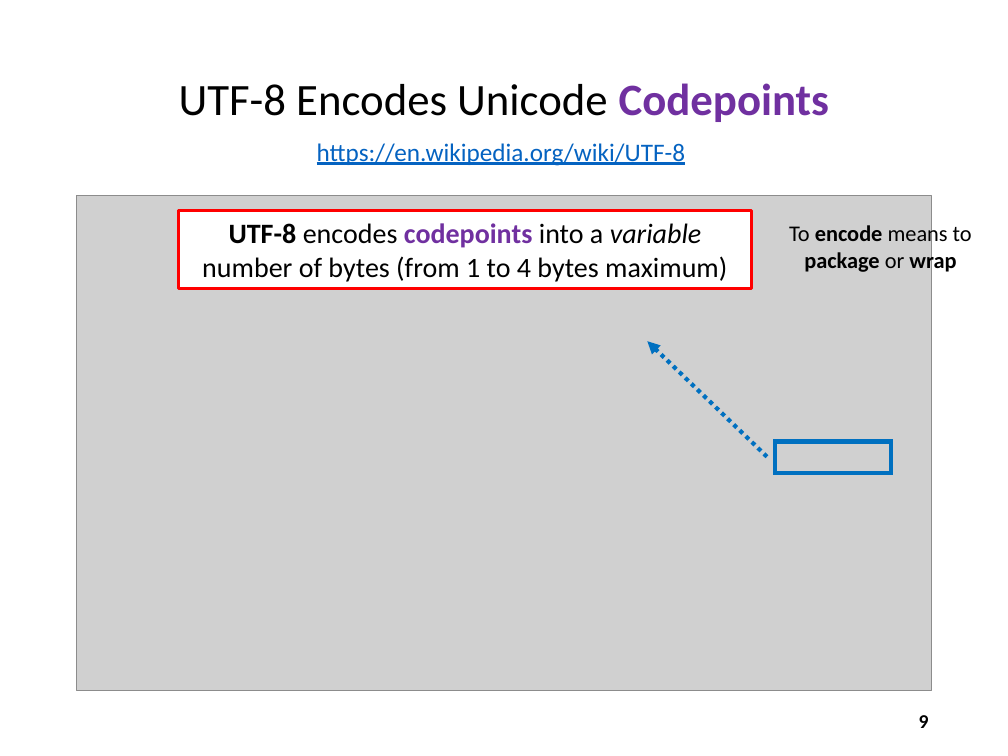
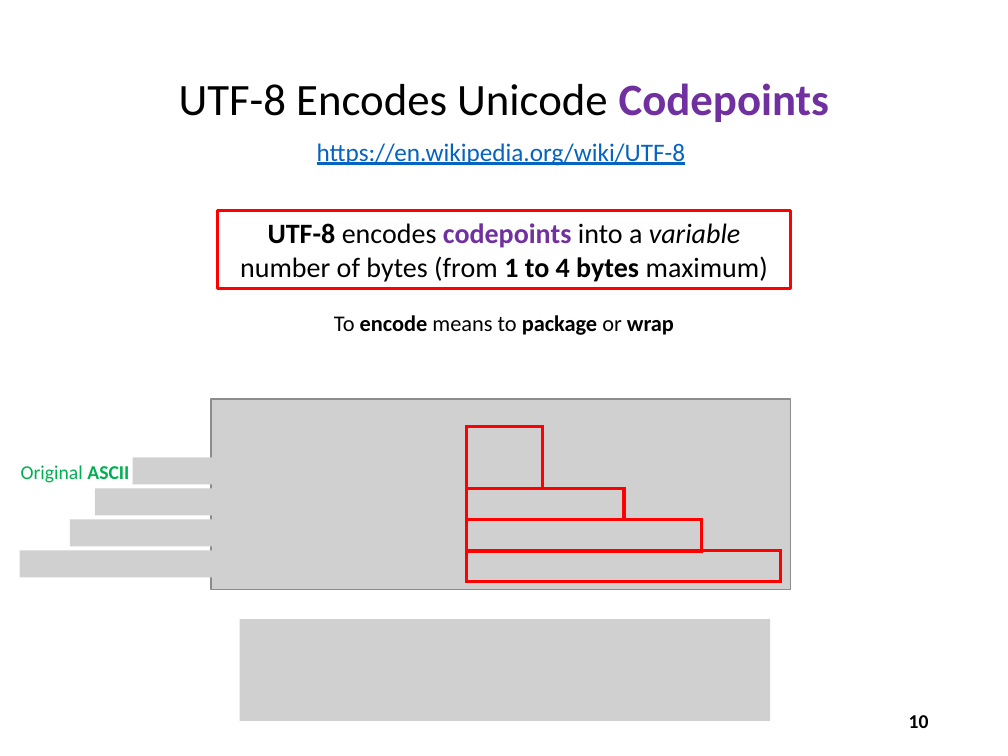
Before and after one commit to dbiersach/scicomp101, a slide deck: slide 10 of Session 08 - Histograms and Code Breaking/Session 08 - Histograms and Code Breaking.pptx (slide 9 before the commit). Drawn at 1008x756 pixels with LibreOffice and Linux fonts; fonts in the diff are those of the drawing; grey boxes stand for pictures. Boxes give left, top, right and bottom in pixels: in the first picture for what was removed or moved away, otherwise in the second. Text is boxed around its words. In the diff, an @@ line names an element or a change of style, - is before the commit and + after.

```diff
--- a/Session 08 - Histograms and Code Breaking/Session 08 - Histograms and Code Breaking.pptx
+++ b/Session 08 - Histograms and Code Breaking/Session 08 - Histograms and Code Breaking.pptx
@@ picture removed at (x1=77, y1=196, x2=931, y2=690) @@
@@ rectangle "UTF-8 encodes codepoints into a ..." moved from (x1=178, y1=211, x2=752, y2=288) to (x1=217, y1=211, x2=790, y2=288) @@
@@ rectangle "UTF-8 encodes codepoints into a ..." at (x1=217, y1=211, x2=790, y2=288): bold on in "1 to 4 bytes" @@
@@ text "To encode means to package ..." rewrapped from (x1=789, y1=222, x2=972, y2=274) to (x1=334, y1=315, x2=674, y2=335) @@
@@ arrow removed from (767, 457) to (647, 342) @@
@@ picture added at (x1=211, y1=399, x2=790, y2=590) @@
@@ rectangle added at (x1=467, y1=426, x2=542, y2=489), outline #FF0000 2.25 pt @@
@@ rectangle removed at (x1=775, y1=442, x2=891, y2=473) @@
@@ text added at (x1=21, y1=465, x2=129, y2=483), 14 pt, text #00B050 @@
+Original ASCII
@@ picture added at (x1=133, y1=458, x2=213, y2=485) @@
@@ picture added at (x1=95, y1=488, x2=212, y2=515) @@
@@ rectangle added at (x1=467, y1=489, x2=624, y2=520), outline #FF0000 2.25 pt @@
@@ picture added at (x1=70, y1=519, x2=212, y2=546) @@
@@ rectangle added at (x1=467, y1=520, x2=702, y2=551), outline #FF0000 2.25 pt @@
@@ picture added at (x1=19, y1=550, x2=213, y2=578) @@
@@ rectangle added at (x1=467, y1=550, x2=780, y2=582), outline #FF0000 2.25 pt @@
@@ picture added at (x1=240, y1=619, x2=770, y2=721) @@
@@ page number at (x1=909, y1=715, x2=929, y2=728): text changed @@
-9
+10
```
Also in this commit, not shown: 3 other slides changed, 2 slides added.
